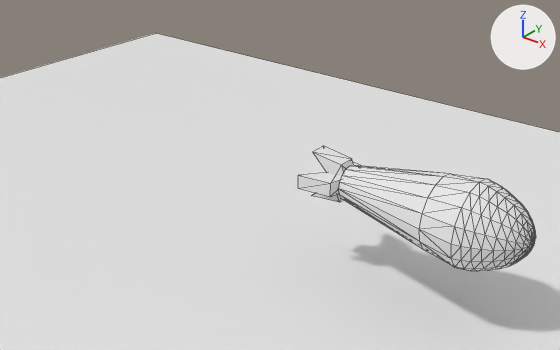
Renders of the Blender file asssets/bomb2.blend from each side of a commit.
Before and after are seen from a 50 mm camera at (24.89, -30.9, 17.62) aimed at (5.25, -6.35, 2.4). Lighting does not change. The marker at upper right points along +X, +Y and +Z. Mesh edges are drawn as thin lines.

The older version as bpy lines, for what is in view:
```python
me_plane = bpy.data.meshes.new('Plane')
me_plane.from_pydata([(1.0, 1.0, 0.0), (1.0, -1.0, 0.0), (-1.0, -1.0, 0.0), (-1.0, 1.0, 0.0)], [], [(0, 3, 2, 1)])
me_sphere_002 = bpy.data.meshes.new('Sphere.002')
me_sphere_002.from_pydata(...)  # 201 vertices, 376 faces; spans x -1.6..1.6, y -0.62..0.62, z -0.88..0.88
me_sphere_002.materials.append(mat_material)  # its picture is missing
ob_mine3 = bpy.data.objects.new('mine3', me_sphere_002)
ob_mine3.location = (12.17, -6.44, 3.22)
ob_mine3.scale = (3.0, 3.0, 2.01)
ob_plane = bpy.data.objects.new('Plane', me_plane)
ob_plane.location = (-2.46, -8.49, -0.98)
ob_plane.scale = (23.2, 23.2, 23.2)
```
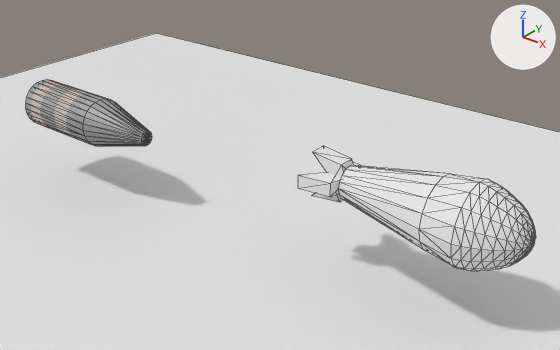
Commit message: Update mine model

The change in detail:
Picture 'mine10_ambient.png' (img_mine10_ambient_png) is new.
Material 'mine10_ambient.png' (mat_mine10_ambient_png) is new.
Its texture is img_mine10_ambient_png.
Mesh me_cylinder is new.
It has 74 vertices, 144 faces and spans x -3.42..3.02, y -1.0..1.0, z -0.1..0.65.
It uses material mat_mine10_ambient_png (picture img_mine10_ambient_png).
Object 'mine7' (ob_mine7) is new; it shows me_cylinder.
Its location is (-5.16, -8.18, 2.11).
Its scale is (1.23, 1.23, 3.3).

Changed parts and their boxes [x1, y1, x2, y2] in the pictures (560 x 350 px):
'mine7', added: after [26, 79, 152, 146]
